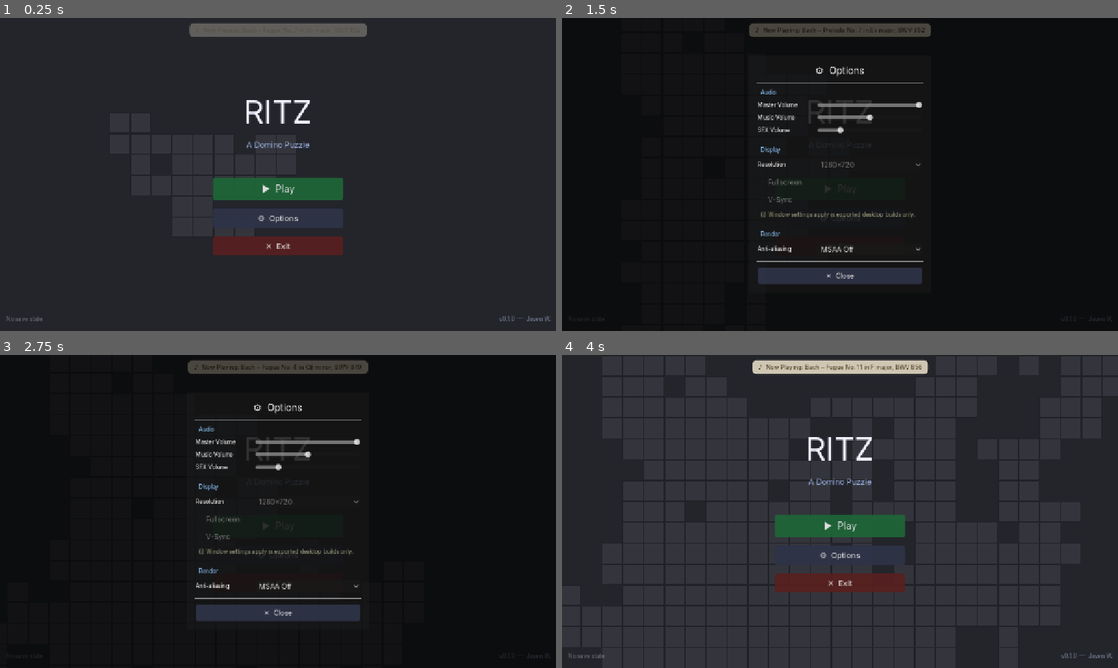
Above: before the commit, frames 1-4 (two rows, left to right).
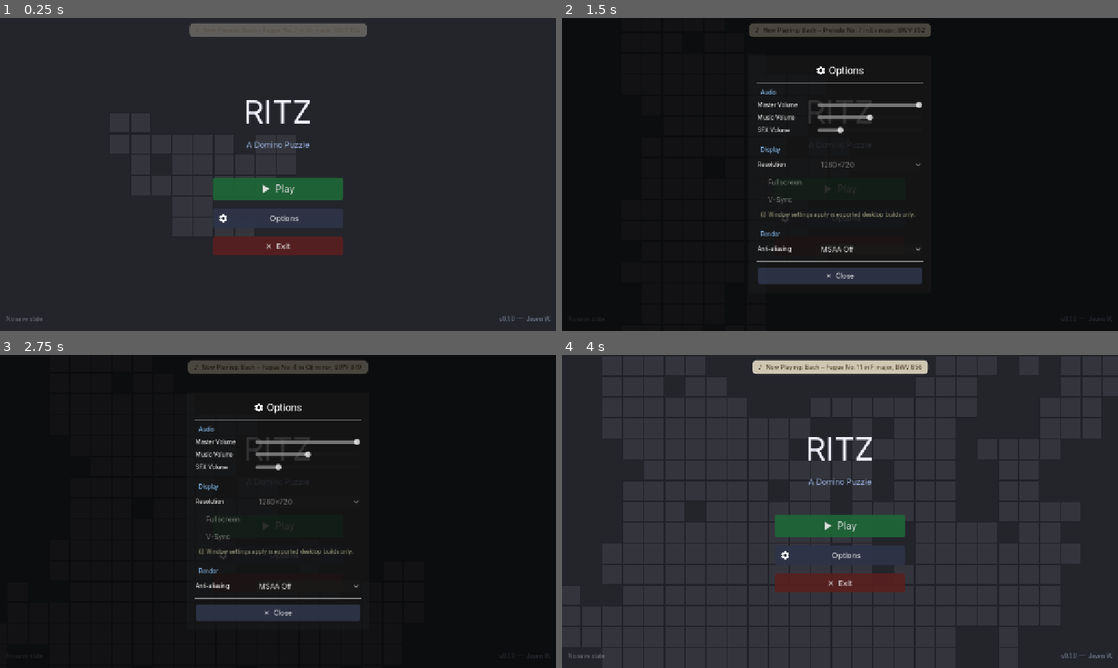
Above: after the commit, the same moments.

Repository: Javen-W/Ritz
Game: Godot game, scene res://scenes/main_menu.tscn
The game is run twice, just before and just after one commit, with the same random seed, the same clock (stepped at 60 frames per second) and the same inputs. Sound files missing from this copy of the repository are replaced by a short silence.
Inputs (mouse positions are in pixels of both pictures, inside the frame that each line leads up to):
- Up to frame 1 (0.25 s): no input
- Up to frame 2 (1.5 s): click "⚙ Options" (after the commit: "Options") at 0.5 s; click "▶ Play" at 1.25 s
- Up to frame 3 (2.75 s): click "▶ Play" at 2 s
- Up to frame 4 (4 s): click "MSAA Off" at 2.75 s; move the mouse to (962, 495) at 3.52 s; hold Right (ui_right) from 3.53 s (still down); click (962, 495) at 3.67 s; tap Space (ui_select) at 3.77 s

The runs differ from the first frame. In frame 1, 0.1% of the frame differs, in the area x 39-54%, y 62-66%; in frame 2, 0.1%, in the area x 39-55%, y 15-66%; in frame 3, 0.1%; in frame 4, 0.1%.

Commit message:
fix: replace emoji with SVG image assets for web-compatible UI icons
Agent-Logs-Url: https://github.com/Javen-W/Ritz/sessions/7790f6a5-28d2-4c46-993a-28708b73578e

Co-authored-by: Javen-W <21213702+Javen-W@users.noreply.github.com>

Diff:
--- /dev/null
+++ b/assets/icons/icon_copy.svg
@@ -0,0 +1,5 @@
+<svg xmlns="http://www.w3.org/2000/svg" viewBox="0 0 24 24" width="24" height="24">
+  <path fill="white" d="M16 1H4c-1.1 0-2 .9-2 2v14h2V3h12V1z
+    m3 4H8c-1.1 0-2 .9-2 2v14c0 1.1.9 2 2 2h11c1.1 0 2-.9 2-2V7c0-1.1-.9-2-2-2z
+    m0 16H8V7h11v14z"/>
+</svg>
--- /dev/null
+++ b/assets/icons/icon_dice.svg
@@ -0,0 +1,8 @@
+<svg xmlns="http://www.w3.org/2000/svg" viewBox="0 0 24 24" width="24" height="24">
+  <rect x="3" y="3" width="18" height="18" rx="3" ry="3" fill="none" stroke="white" stroke-width="2"/>
+  <circle cx="8" cy="8" r="1.5" fill="white"/>
+  <circle cx="16" cy="8" r="1.5" fill="white"/>
+  <circle cx="12" cy="12" r="1.5" fill="white"/>
+  <circle cx="8" cy="16" r="1.5" fill="white"/>
+  <circle cx="16" cy="16" r="1.5" fill="white"/>
+</svg>
--- /dev/null
+++ b/assets/icons/icon_gear.svg
@@ -0,0 +1,13 @@
+<svg xmlns="http://www.w3.org/2000/svg" viewBox="0 0 24 24" width="24" height="24">
+  <path fill="white" d="M19.14,12.94c0.04-0.3,0.06-0.61,0.06-0.94c0-0.32-0.02-0.64-0.07-0.94l2.03-1.58
+    c0.18-0.14,0.23-0.41,0.12-0.61l-1.92-3.32c-0.12-0.22-0.37-0.29-0.59-0.22l-2.39,0.96
+    c-0.5-0.38-1.03-0.7-1.62-0.94L14.4,2.81c-0.04-0.24-0.24-0.41-0.48-0.41h-3.84
+    c-0.24,0-0.43,0.17-0.47,0.41L9.25,5.35C8.66,5.59,8.12,5.92,7.63,6.29L5.24,5.33
+    c-0.22-0.08-0.47,0-0.59,0.22L2.74,8.87C2.62,9.08,2.66,9.34,2.86,9.48l2.03,1.58
+    C4.84,11.36,4.8,11.69,4.8,12s0.02,0.64,0.07,0.94l-2.03,1.58c-0.18,0.14-0.23,0.41-0.12,0.61
+    l1.92,3.32c0.12,0.22,0.37,0.29,0.59,0.22l2.39-0.96c0.5,0.38,1.03,0.7,1.62,0.94l0.36,2.54
+    c0.05,0.24,0.24,0.41,0.48,0.41h3.84c0.24,0,0.44-0.17,0.47-0.41l0.36-2.54
+    c0.59-0.24,1.13-0.56,1.62-0.94l2.39,0.96c0.22,0.08,0.47,0,0.59-0.22l1.92-3.32
+    c0.12-0.22,0.07-0.47-0.12-0.61L19.14,12.94z
+    M12,15.6c-1.98,0-3.6-1.62-3.6-3.6s1.62-3.6,3.6-3.6s3.6,1.62,3.6,3.6S13.98,15.6,12,15.6z"/>
+</svg>
--- /dev/null
+++ b/assets/icons/icon_shuffle.svg
@@ -0,0 +1,5 @@
+<svg xmlns="http://www.w3.org/2000/svg" viewBox="0 0 24 24" width="24" height="24">
+  <path fill="white" d="M10.59 9.17L5.41 4 4 5.41l5.17 5.17 1.42-1.41z
+    M14.5 4l2.04 2.04L4 18.59 5.41 20 17.96 7.46 20 9.5V4h-5.5z
+    m.33 9.41l-1.41 1.41 3.13 3.13L14.5 20H20v-5.5l-2.04 2.04-3.13-3.13z"/>
+</svg>
--- a/scripts/domino_panel.gd
+++ b/scripts/domino_panel.gd
@@ -76,7 +76,8 @@
 	MusicManager.setup_button(reset_btn)
 
 	var shuffle_btn := Button.new()
-	shuffle_btn.text = "⇄ Shuffle"
+	shuffle_btn.text = "Shuffle"
+	shuffle_btn.icon = load("res://assets/icons/icon_shuffle.svg")
 	shuffle_btn.focus_mode = Control.FOCUS_NONE
 	_button_container.add_child(shuffle_btn)
 	shuffle_btn.pressed.connect(_on_shuffle_button_pressed)
--- a/scripts/gen_panel.gd
+++ b/scripts/gen_panel.gd
@@ -7,7 +7,7 @@
 ## grouped into sections (Core, Sampling, Noise, Constraint sizing, Constraint
 ## type probabilities).  "Generate" starts a new game with the chosen config;
 ## "Reset" unassigns all placed dominoes without regenerating the grid.
-## The panel is toggled via a "⚙" button in the top-right corner of the HUD.
+## The panel is toggled via a gear-icon button in the top-right corner of the HUD.
 
 const PANEL_WIDTH    := 340
 const LABEL_MIN_W    := 110
@@ -86,13 +86,22 @@
 	outer.add_theme_constant_override("separation", 8)
 	margin.add_child(outer)
 
-	# Title
+	# Title — icon + label row, centred horizontally
+	var title_row := HBoxContainer.new()
+	title_row.alignment = BoxContainer.ALIGNMENT_CENTER
+	title_row.add_theme_constant_override("separation", 6)
+	title_row.size_flags_horizontal = Control.SIZE_EXPAND_FILL
+	var title_icon := TextureRect.new()
+	title_icon.texture = load("res://assets/icons/icon_gear.svg")
+	title_icon.stretch_mode = TextureRect.STRETCH_KEEP_ASPECT_CENTERED
+	title_icon.custom_minimum_size = Vector2(18, 18)
+	title_row.add_child(title_icon)
 	var title := Label.new()
-	title.text = "⚙  Generation Config"
-	title.horizontal_alignment = HORIZONTAL_ALIGNMENT_CENTER
+	title.text = "Generation Config"
 	title.add_theme_font_size_override("font_size", 15)
 	title.add_theme_color_override("font_color", Color.WHITE)
-	outer.add_child(title)
+	title_row.add_child(title)
+	outer.add_child(title_row)
 	outer.add_child(HSeparator.new())
 
 	# Scrollable content
@@ -218,7 +227,8 @@
 	util_row.add_child(reset_defaults_btn)
 
 	var copy_btn := Button.new()
-	copy_btn.text = "📋 Copy"
+	copy_btn.text = "Copy"
+	copy_btn.icon = load("res://assets/icons/icon_copy.svg")
 	copy_btn.focus_mode = Control.FOCUS_NONE
 	copy_btn.size_flags_horizontal = Control.SIZE_EXPAND_FILL
 	copy_btn.add_theme_font_size_override("font_size", 11)
@@ -227,7 +237,8 @@
 	util_row.add_child(copy_btn)
 
 	var gen_btn := Button.new()
-	gen_btn.text = "🎲  Generate"
+	gen_btn.text = "Generate"
+	gen_btn.icon = load("res://assets/icons/icon_dice.svg")
 	gen_btn.focus_mode = Control.FOCUS_NONE
 	gen_btn.add_theme_font_size_override("font_size", 15)
 	gen_btn.custom_minimum_size = Vector2(0, 42)
--- a/scripts/main_menu.gd
+++ b/scripts/main_menu.gd
@@ -320,7 +320,8 @@
 
 	# Options button
 	var options_btn := Button.new()
-	options_btn.text = "⚙  Options"
+	options_btn.text = "Options"
+	options_btn.icon = load("res://assets/icons/icon_gear.svg")
 	options_btn.focus_mode = Control.FOCUS_NONE
 	options_btn.custom_minimum_size = Vector2(240, 44)
 	options_btn.add_theme_font_size_override("font_size", 18)
--- a/scripts/music_manager.gd
+++ b/scripts/music_manager.gd
@@ -131,7 +131,6 @@
 
 
 func _ready() -> void:
-	# _setup_emoji_font()
 	var opts := SaveManager.load_options()
 	if opts.has("bgm_volume_db"):
 		bgm_volume_db = float(opts["bgm_volume_db"])
@@ -144,33 +143,6 @@
 	if opts.has("master_volume_db"):
 		AudioServer.set_bus_volume_db(
 			AudioServer.get_bus_index("Master"), float(opts["master_volume_db"]))
-
-
-# ── Emoji / symbol font ───────────────────────────────────────────────────────
-
-## Register a TrueType outline symbol font as a global fallback so that the
-## characters used in UI Labels (🎉 📋 🎲 ⚙ ♪ ✕) render on every platform,
-## including the itch.io web export where Godot cannot use system emoji fonts.
-##
-## Uses a Symbola-derived subset (standard glyf outlines, no color bitmaps) so
-## it works correctly with Godot 4's GL Compatibility renderer on the web.
-func _setup_emoji_font() -> void:
-	const EMOJI_PATH := "res://assets/fonts/Symbola.ttf"
-	if not FileAccess.file_exists(EMOJI_PATH):
-		push_warning("MusicManager: symbol font not found at %s" % EMOJI_PATH)
-		return
-	var sym_font := FontFile.new()
-	sym_font.set_data(FileAccess.get_file_as_bytes(EMOJI_PATH))
-	# Chain: label font → label font fallbacks → ThemeDB.fallback_font → its fallbacks.
-	# We append sym_font to the engine fallback's fallbacks so it is tried last,
-	# only for glyphs absent from every other font in the chain.
-	var base := ThemeDB.fallback_font
-	if base == null:
-		push_warning("MusicManager: ThemeDB has no fallback font; symbol font not registered")
-		return
-	var fbs: Array[Font] = base.fallbacks
-	fbs.append(sym_font)
-	base.fallbacks = fbs
 
 
 # ── BGM ──────────────────────────────────────────────────────────────────────
--- a/scripts/options_menu.gd
+++ b/scripts/options_menu.gd
@@ -66,13 +66,22 @@
 	outer.add_theme_constant_override("separation", 12)
 	margin.add_child(outer)
 
-	# Title
+	# Title — icon + label row, centred horizontally
+	var title_row := HBoxContainer.new()
+	title_row.alignment = BoxContainer.ALIGNMENT_CENTER
+	title_row.add_theme_constant_override("separation", 6)
+	title_row.size_flags_horizontal = Control.SIZE_EXPAND_FILL
+	var title_icon := TextureRect.new()
+	title_icon.texture = load("res://assets/icons/icon_gear.svg")
+	title_icon.stretch_mode = TextureRect.STRETCH_KEEP_ASPECT_CENTERED
+	title_icon.custom_minimum_size = Vector2(20, 20)
+	title_row.add_child(title_icon)
 	var title := Label.new()
-	title.text = "⚙  Options"
-	title.horizontal_alignment = HORIZONTAL_ALIGNMENT_CENTER
+	title.text = "Options"
 	title.add_theme_font_size_override("font_size", TITLE_FONT_SIZE)
 	title.add_theme_color_override("font_color", Color.WHITE)
-	outer.add_child(title)
+	title_row.add_child(title)
+	outer.add_child(title_row)
 	outer.add_child(HSeparator.new())
 
 	# ── Audio ────────────────────────────────────────────────────────────────
Not shown, added: assets/icons/icon_copy.svg.import
Not shown, added: assets/icons/icon_dice.svg.import
Not shown, added: assets/icons/icon_gear.svg.import
Not shown, added: assets/icons/icon_shuffle.svg.import
